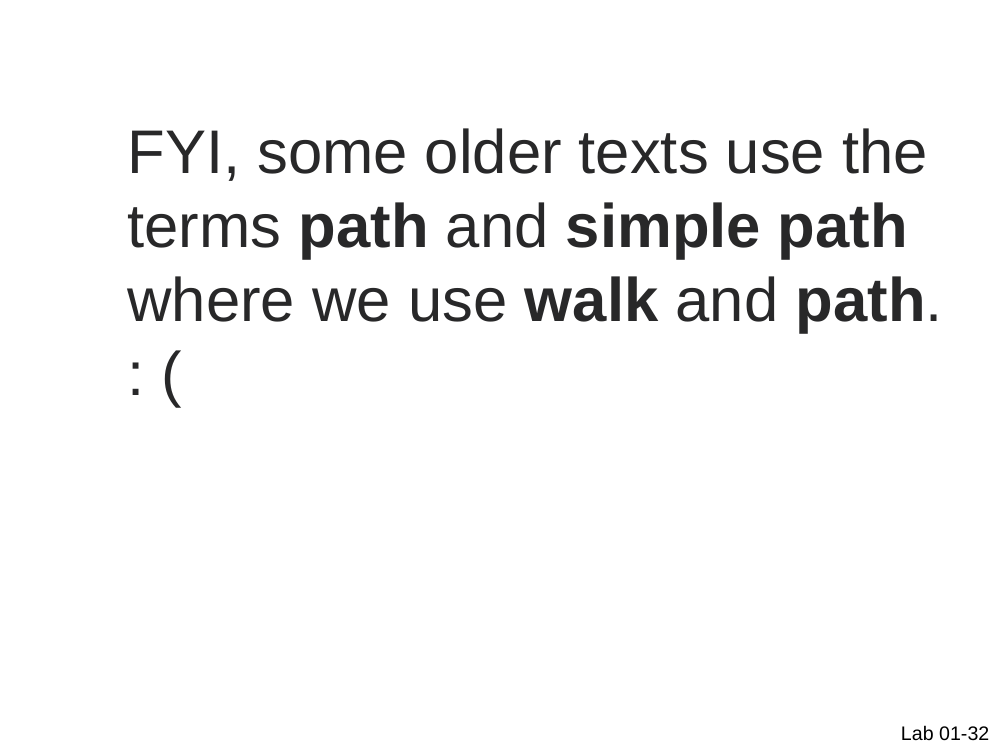
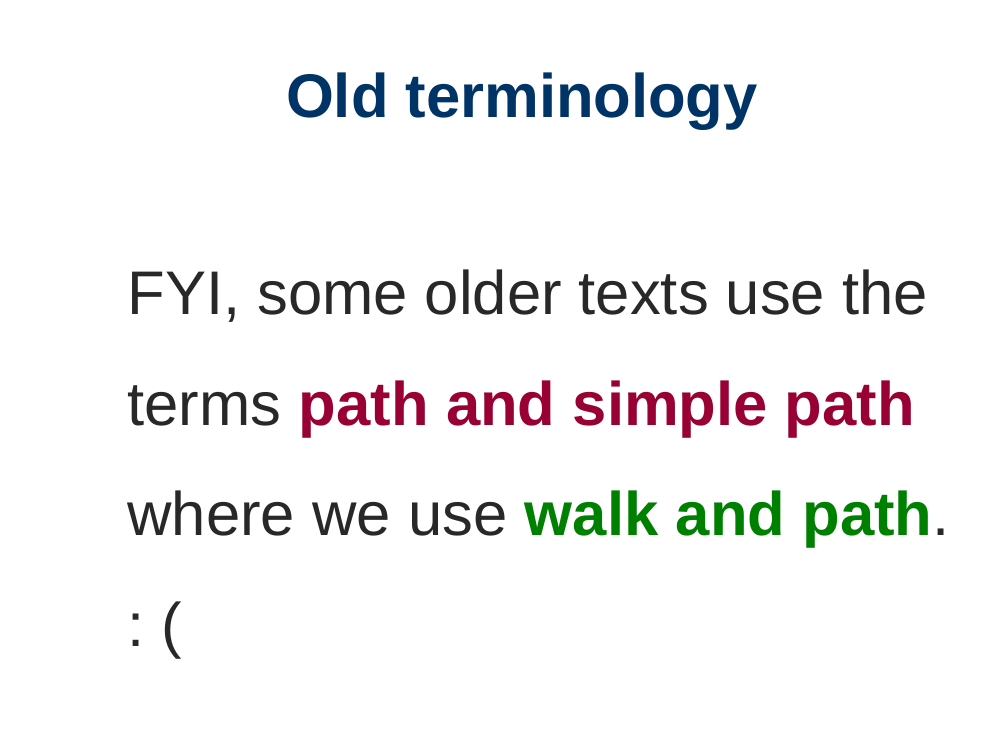
Before and after one commit to Cy-FairCS/cs3, a slide deck: slide 39 of u09a_graphTheory/notes/0 Graph Theory Terminology/Graph Theory Terms.pptx (slide 32 before the commit). Drawn at 1008x756 pixels with LibreOffice and Linux fonts; fonts in the diff are those of the drawing; background and template pictures are left out. Boxes give left, top, right and bottom in pixels: in the first picture for what was removed or moved away, otherwise in the second. Text is boxed around its words. In the diff, an @@ line names an element or a change of style, - is before the commit and + after.

```diff
--- a/u09a_graphTheory/notes/0 Graph Theory Terminology/Graph Theory Terms.pptx
+++ b/u09a_graphTheory/notes/0 Graph Theory Terminology/Graph Theory Terms.pptx
@@ title added at [286,72,758,129], 44 pt, text #003366, bold @@
+Old terminology
@@ text "FYI, some older texts use ...": place and size @@
-text "FYI, some older texts use ..." at [127,128,943,333]
+text "FYI, some older texts use ..." at [127,269,950,547]
@@ text "FYI, some older texts use ..." at [127,269,950,547]: text colour #282829 to #990033 in "path and simple path"; text colour #282829 to #008000 in "walk and path."; bold on in "and and"; line spacing 1 to 1.5 @@
@@ page number removed at [901,725,989,741] @@
-Lab 01-32
```
Also in this commit, not shown: 16 other slides changed, 8 slides added, 1 slide removed, 31 other files.
